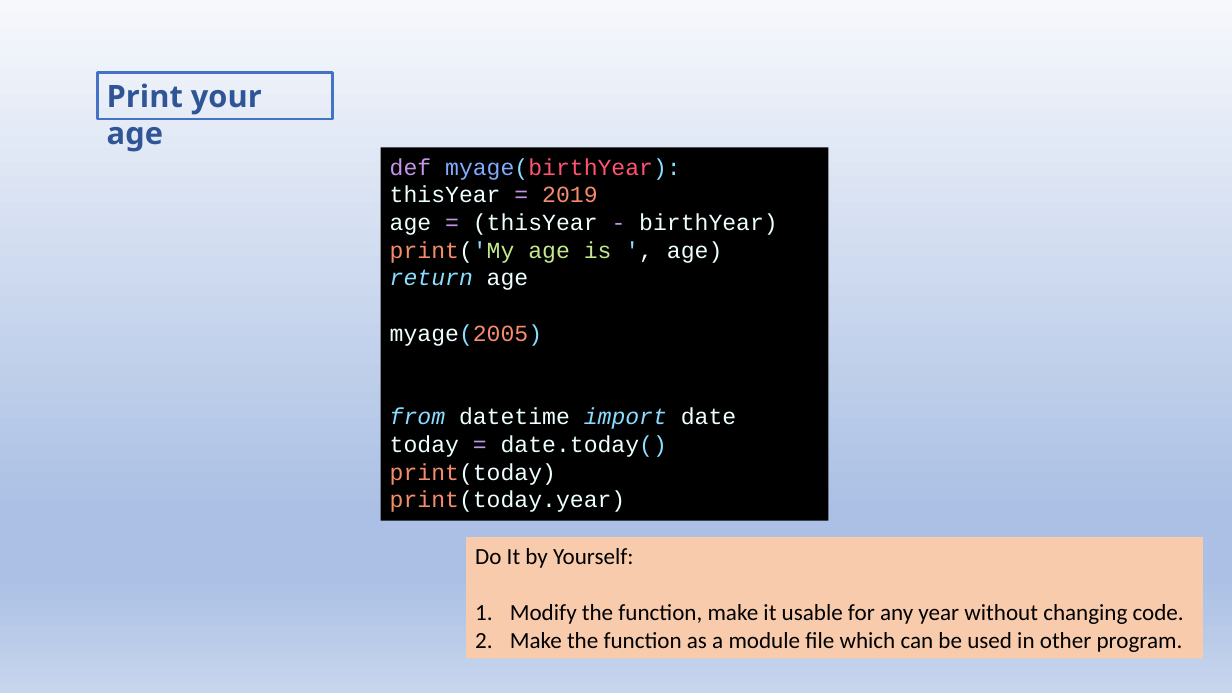
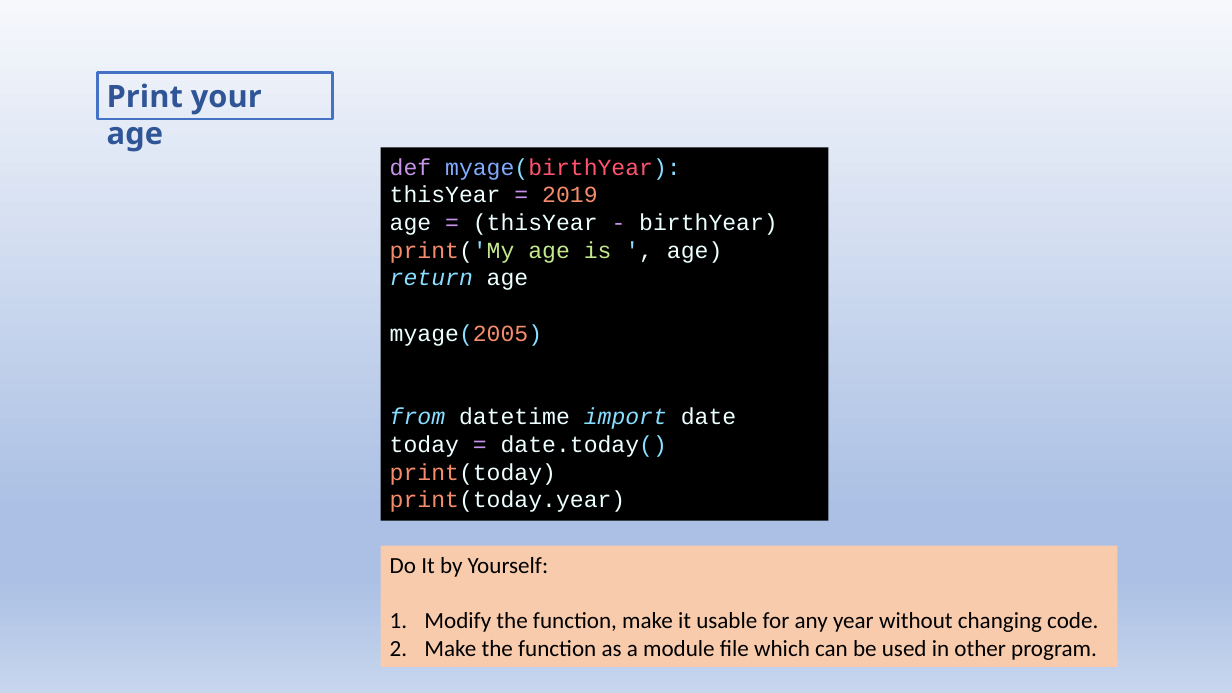
Before and after one commit to jwang1122/learnpython, a slide deck: slide 39 of Python Language.pptx (slide 38 before the commit). Drawn at 1232x693 pixels with LibreOffice and Linux fonts; fonts in the diff are those of the drawing. Boxes give left, top, right and bottom in pixels: in the first picture for what was removed or moved away, otherwise in the second. Text is boxed around its words. In the diff, an @@ line names an element or a change of style, - is before the commit and + after.

```diff
--- a/Python Language.pptx
+++ b/Python Language.pptx
@@ rectangle "Do It by Yourself:": place and size @@
-rectangle "Do It by Yourself:" at [466,537,1202,658]
+rectangle "Do It by Yourself:" at [381,545,1117,666]
```
Also in this commit, not shown: 8 other slides changed, 15 slides added, 12 other files.
